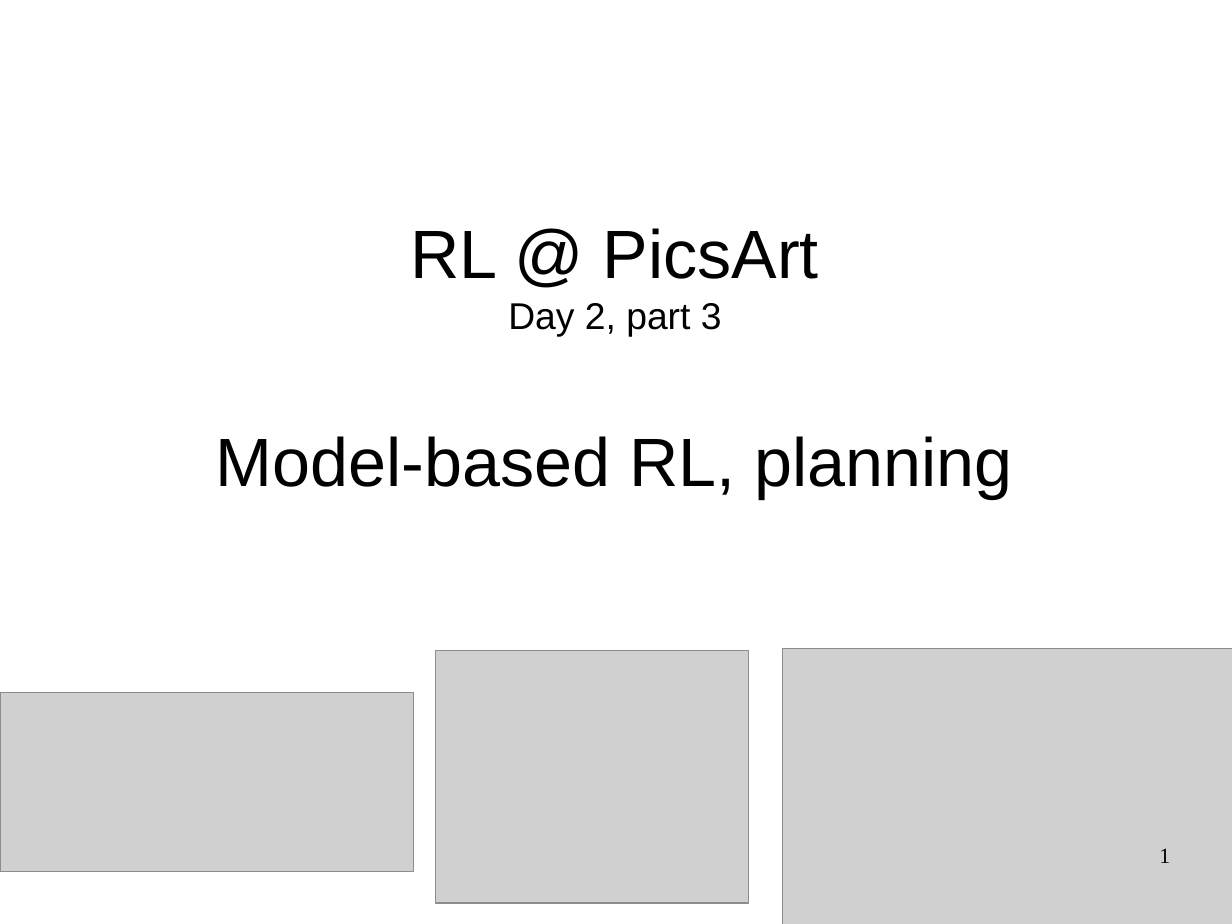
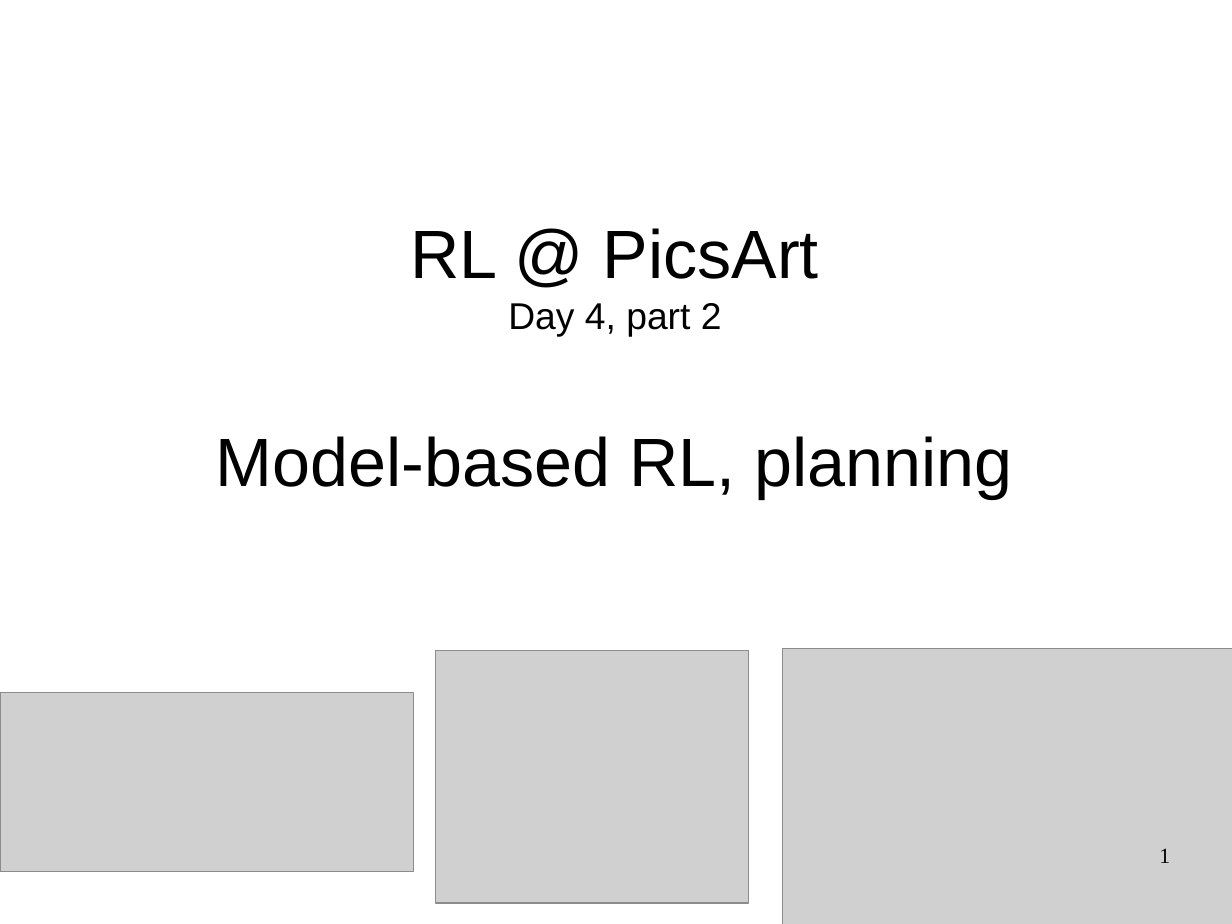
Before and after one commit to justheuristic/picsart_rl, a slide deck: slide 1 of day4/lecture_part2.odp. Drawn at 1232x924 pixels with LibreOffice and Linux fonts; fonts in the diff are those of the drawing; grey boxes stand for pictures. Boxes give left, top, right and bottom in pixels: in the first picture for what was removed or moved away, otherwise in the second. Text is boxed around its words. In the diff, an @@ line names an element or a change of style, - is before the commit and + after.

```diff
--- a/day4/lecture_part2.odp
+++ b/day4/lecture_part2.odp
@@ text at bbox=[508, 303, 722, 336]: text changed @@
-Day 2, part 3
+Day 4, part 2
```
Also in this commit, not shown: 4 other files.
